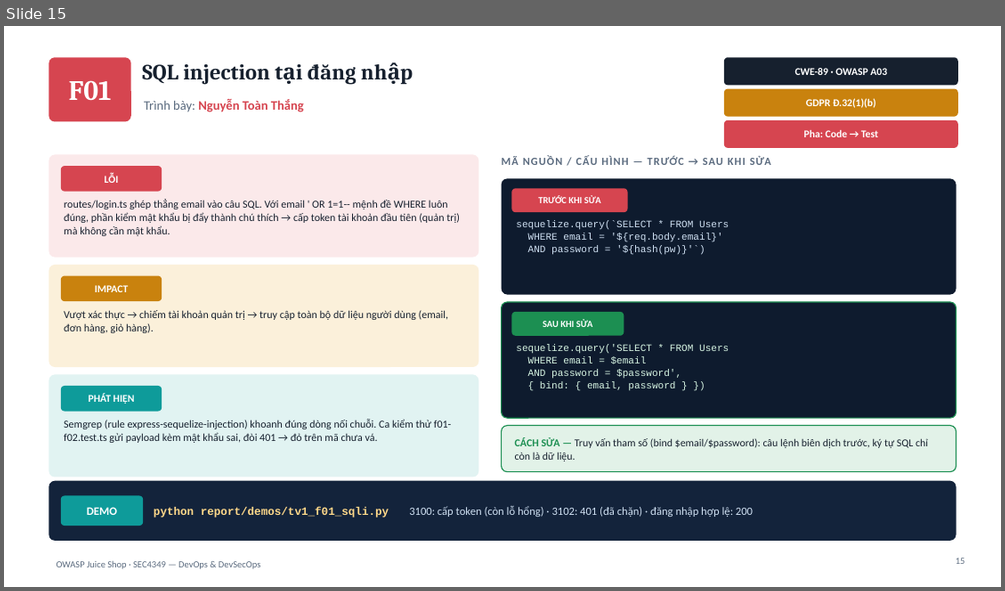
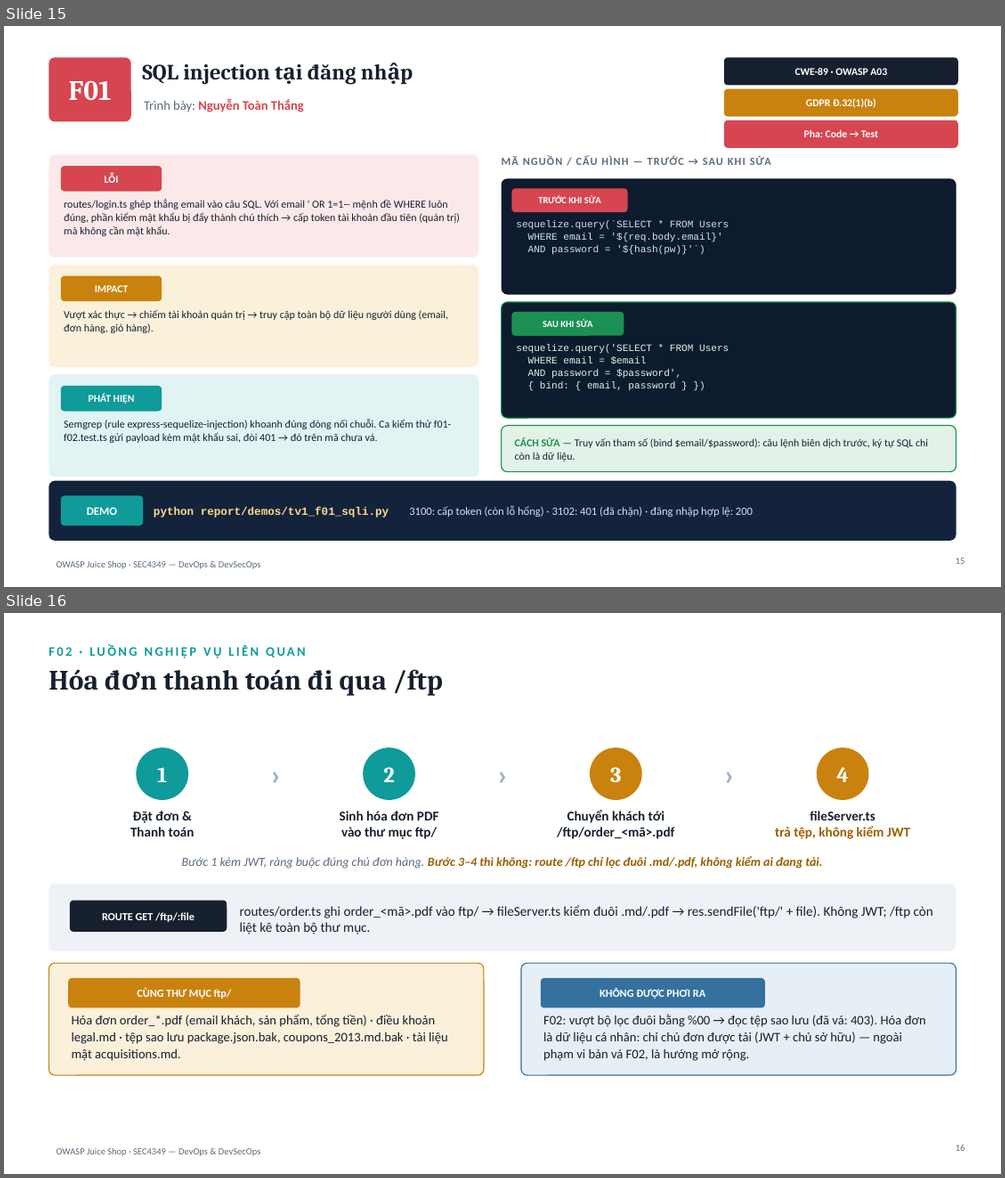
Before and after one commit to vuha211100-ui/juice-shop-sonarqube, a slide deck: report/SLIDE_BaoCao_JuiceShop.pptx. Shown one above the other, each under a label of ours: slide 15 before the commit, slides 15 and 16 after it. The pictures are 1005x591 and 1005x1178 pixels, drawn with LibreOffice and Linux fonts; fonts in the diff are those of the drawing. Boxes give left, top, right and bottom in pixels: in the first picture for what was removed or moved away, otherwise in the second. Text is boxed around its words. In the diff, an @@ line names an element or a change of style, - is before the commit and + after.

```diff
--- a/report/SLIDE_BaoCao_JuiceShop.pptx
+++ b/report/SLIDE_BaoCao_JuiceShop.pptx
@@ slide 16 added at [4, 613, 1001, 1174], background #FFFFFF; not listed: 1 template element that a slide beside it also shows @@
@@ text added at [48, 644, 306, 658], 12.5 pt, text #0E9B9A, bold @@
+F02 · LUỒNG NGHIỆP VỤ LIÊN QUAN
@@ text added at [48, 669, 443, 696], 27 pt, text #16202E, bold @@
+Hóa đơn thanh toán đi qua /ftp
@@ ellipse added at [137, 747, 189, 800], fill #0E9B9A @@
@@ text added at [157, 767, 167, 782], 21 pt, text #FFFFFF, bold @@
+1
@@ text added at [259, 747, 291, 800], 28 pt, text #9FB2C6, bold @@
+›
@@ ellipse added at [363, 747, 415, 800], fill #0E9B9A @@
@@ text added at [383, 767, 394, 782], 21 pt, text #FFFFFF, bold @@
+2
@@ text added at [486, 747, 519, 800], 28 pt, text #9FB2C6, bold @@
+›
@@ ellipse added at [590, 747, 642, 800], fill #C9820E @@
@@ text added at [610, 767, 621, 783], 21 pt, text #FFFFFF, bold @@
+3
@@ text added at [713, 747, 745, 800], 28 pt, text #9FB2C6, bold @@
+›
@@ ellipse added at [817, 747, 869, 800], fill #C9820E @@
@@ text added at [836, 767, 849, 782], 21 pt, text #FFFFFF, bold @@
+4
@@ text added at [130, 811, 194, 836], 13 pt, text #16202E, bold @@
+Đặt đơn &
+Thanh toán
@@ text added at [340, 811, 439, 839], 13 pt, text #16202E, bold @@
+Sinh hóa đơn PDF
+vào thư mục ftp/
@@ text added at [557, 810, 674, 839], 13 pt, text #16202E, bold @@
+Chuyển khách tới
+/ftp/order_<mã>.pdf
@@ text added at [775, 811, 910, 839], 13 pt, text #9A5F00, bold @@
+fileServer.ts
+trả tệp, không kiểm JWT
@@ text added at [182, 856, 822, 868], 12 pt, text #9A5F00, bold, italic @@
+Bước 1 kèm JWT, ràng buộc đúng chủ đơn hàng. Bước 3–4 thì không: route /ftp chỉ lọc đuôi .md/.pdf, không kiểm ai đang tải.
@@ rounded rectangle added at [48, 884, 956, 951], fill #EEF2F7 @@
@@ rounded rectangle added at [70, 900, 226, 932], fill #16202E @@
@@ text added at [240, 905, 933, 934], 13 pt, text #16202E @@
+routes/order.ts ghi order_<mã>.pdf vào ftp/ → fileServer.ts kiểm đuôi .md/.pdf → res.sendFile('ftp/' + file). Không JWT; /ftp còn liệt kê toàn bộ thư mục.
@@ text added at [102, 912, 194, 922], 10.5 pt, text #FFFFFF, bold @@
+ROUTE GET /ftp/:file
@@ rounded rectangle added at [48, 963, 484, 1075], fill #FBF0DA, outline #C9820E 1 pt @@
@@ rounded rectangle added at [68, 978, 300, 1008], fill #C9820E @@
@@ rounded rectangle added at [521, 963, 956, 1075], fill #E7EFF6, outline #35719E 1 pt @@
@@ rounded rectangle added at [541, 978, 765, 1008], fill #35719E @@
@@ text added at [137, 988, 232, 998], 10.5 pt, text #FFFFFF, bold @@
+CÙNG THƯ MỤC ftp/
@@ text added at [599, 988, 705, 998], 10.5 pt, text #FFFFFF, bold @@
+KHÔNG ĐƯỢC PHƠI RA
@@ text added at [72, 1013, 448, 1061], 12.5 pt, text #16202E @@
+Hóa đơn order_*.pdf (email khách, sản phẩm, tổng tiền) · điều khoản legal.md · tệp sao lưu package.json.bak, coupons_2013.md.bak · tài liệu mật acquisitions.md.
@@ text added at [543, 1013, 926, 1061], 12.5 pt, text #16202E @@
+F02: vượt bộ lọc đuôi bằng %00 → đọc tệp sao lưu (đã vá: 403). Hóa đơn là dữ liệu cá nhân: chỉ chủ đơn được tải (JWT + chủ sở hữu) — ngoài phạm vi bản vá F02, là hướng mở rộng.
@@ page number added at [955, 1144, 965, 1151], 9 pt, text #5B6B7F @@
+16
```
Also in this commit, not shown: 1 slide changed.
